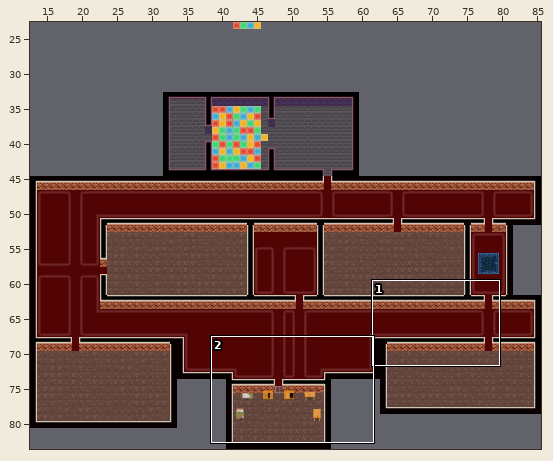
An edit to a level. Tiled map (JSON), Mirror/assets/level/map.json. Above: a wide view before the commit, with the close-up outlined.
Close-up. Earlier state:
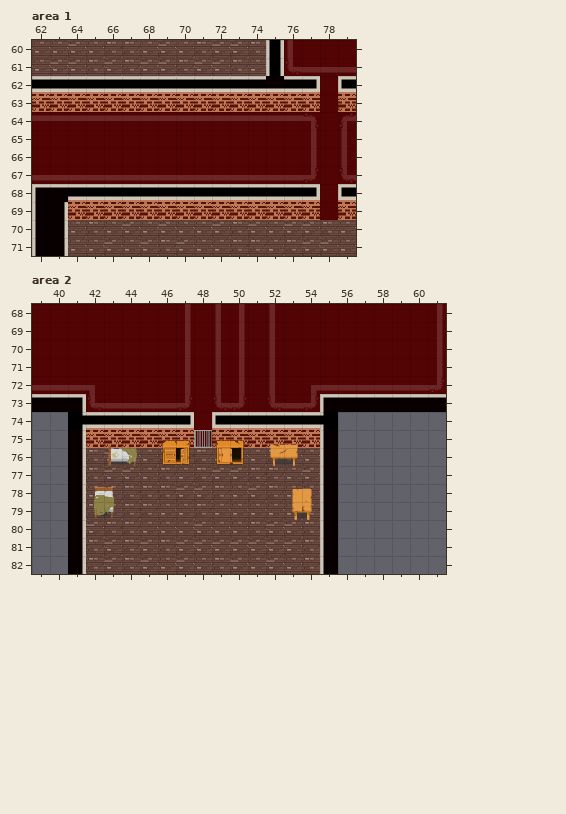
Cells are 32x32 px. Shown: area 1 x 62..79, y 60..71; area 2 x 39..61, y 68..82. The commit also changed other parts of the map, which this record leaves out.
Now the later version:
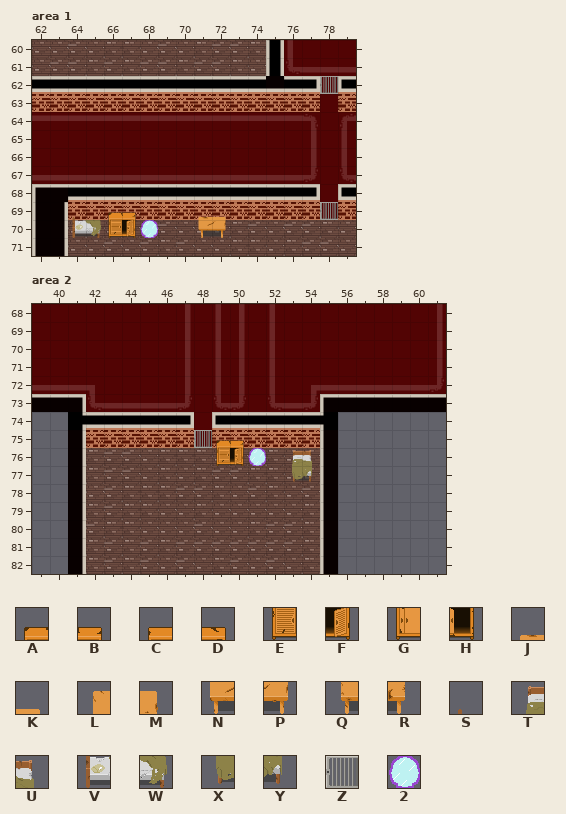
Key: from "objects": A 0, B 1, C 4, D 5, E 8, F 9, G 12, H 13, J 16, K 17, L 20, M 21, N 24, P 25, Q 28, R 29, S 32, T 36, U 37, V 40, W 41, X 44, Y 45, Z 48, 2 81.
_ is an empty cell.
What changed:
{"where": "layer \"Objects\", area 1"}
{"y":62,"x":78,"old":"_","new":"Z"}
{"y":69,"x":64,"old":"_","new":"S"}
{"y":69,"x":66,"old":"__","new":"AB"}
{"y":69,"x":71,"old":"__","new":"JK"}
{"y":69,"x":78,"old":"_","new":"Z"}
{"y":70,"x":64,"old":"_____","new":"VWEF2"}
{"y":70,"x":71,"old":"__","new":"NP"}
{"where": "layer \"Objects\", area 2"}
{"y":75,"x":43,"old":"S","new":"_"}
{"y":75,"x":46,"old":"AB","new":"__"}
{"y":75,"x":49,"old":"CD","new":"AB"}
{"y":75,"x":52,"old":"JK","new":"__"}
{"y":76,"x":43,"old":"VW","new":"__"}
{"y":76,"x":46,"old":"EF","new":"__"}
{"y":76,"x":49,"old":"GH_NP_","new":"EF2_TU"}
{"y":77,"x":53,"old":"__","new":"XY"}
{"y":78,"x":42,"old":"TU","new":"__"}
{"y":78,"x":53,"old":"LM","new":"__"}
{"y":79,"x":42,"old":"XY","new":"__"}
{"y":79,"x":53,"old":"QR","new":"__"}
{"label":"added","picture_box":[320,76,338,94]}
{"label":"added","picture_box":[72,212,158,238]}
{"label":"added","picture_box":[198,217,226,238]}
{"label":"added","picture_box":[320,202,338,220]}
{"label":"removed","picture_box":[108,445,137,466]}
{"label":"removed","picture_box":[162,440,190,466]}
{"label":"changed","picture_box":[217,441,312,520]}
{"label":"removed","picture_box":[94,486,114,518]}
